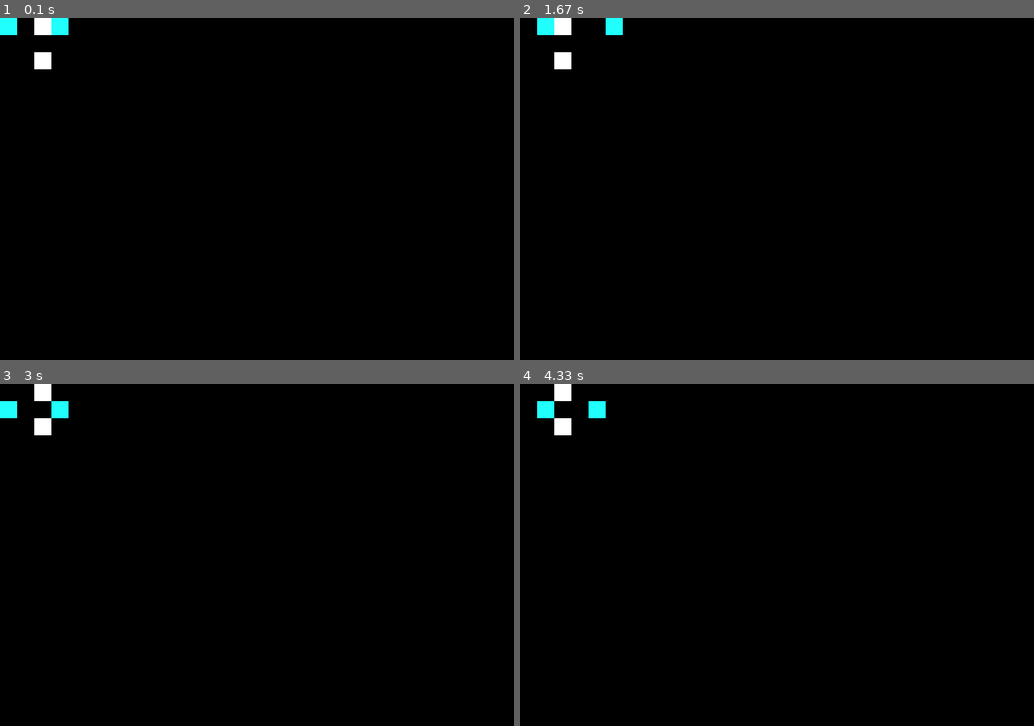
Above: before the commit, frames 1-4 (two rows, left to right).
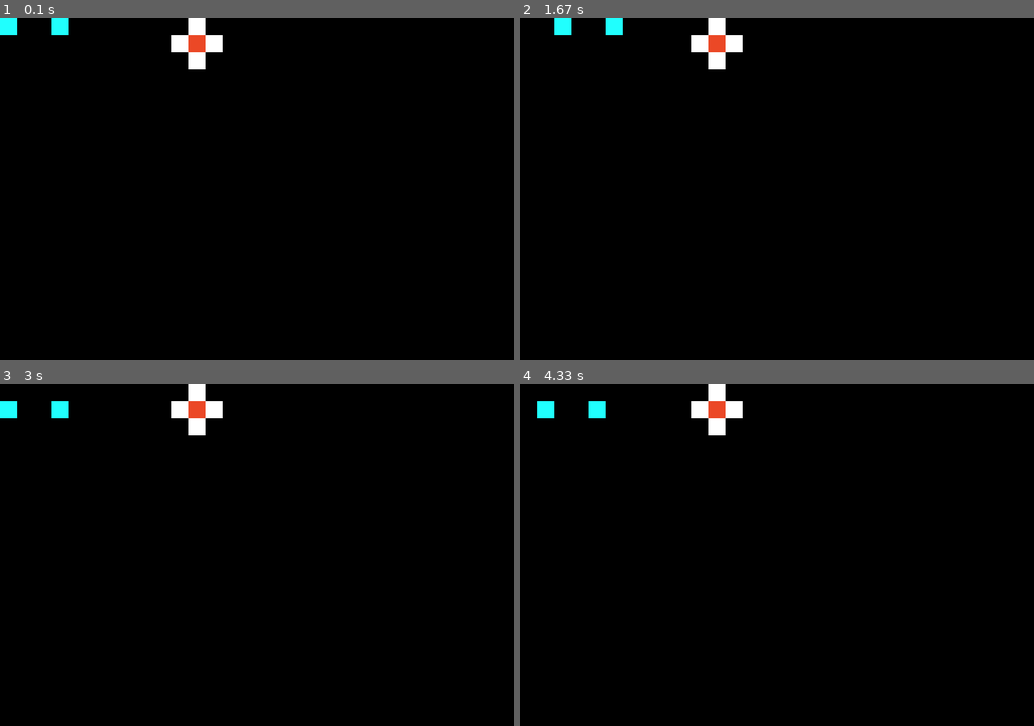
Above: after the commit, the same moments.

Repository: sornkL/PygameProject
Game: pygame game, started from WorldMap.py
Two runs of this game, one before a commit and one after it. Both use one fixed random seed, a clock stepped at 60 frames per second and the inputs below.
Inputs:
- Up to frame 1 (0.1 s): no input
- Up to frame 2 (1.67 s): hold Right 0.33-0.8 s; hold Up 0.83-1.13 s; hold Right 1.17-1.63 s
- Up to frame 3 (3 s): hold Left 1.67-2.2 s; hold Down 2.23-2.53 s; hold Left 2.57-2.97 s
- Up to frame 4 (4.33 s): hold Up 3-3.37 s; hold Right 3.4-4.03 s; hold Down from 4.07 s (still down)

The runs differ from the first frame. In frame 1, 1.2% of the frame differs, in the area x 6-44%, y 0-15%; in frame 2, 1.3%, in the area x 3-44%, y 0-15%; in frame 3, 1.2%; in frame 4, 1.2%.

Commit message:
Update(2), 2020-12-07

Diff:
--- a/BaseBlock.py
+++ b/BaseBlock.py
@@ -5,22 +5,23 @@
 from pygame.math import Vector2
 from pygame.rect import Rect
 from pygame.sprite import AbstractGroup
+from typing import Union
 
 
 class BaseBlock(pygame.sprite.Sprite):
-    def __init__(self, id: str, moveable: bool, controllable: bool, location: Vector2, texture: str, *groups: AbstractGroup,
-                 **kwargs):
+    def __init__(self, id: str, text: bool, moveable: bool, controllable: bool, location: Vector2, texture: str, *groups: AbstractGroup):
         """
         :param id: 每个关卡方块的唯一编号
+        :param text: 方块是否是语法方块
         :param moveable: 方块是否可以移动
         :param controllable: 方块是否可以被控制
         :param location: 方块的初始位置
         :param texture: 方块的贴图
-        :param kwargs: 额外的参数
         """
 
         super().__init__(*groups)
         self._id = id
+        self._text = text
         self._moveable = moveable
         self._controllable = controllable
         self.location = location
@@ -50,11 +51,19 @@
         :return: 返回当前控制的方块是否碰撞了不可移动的方块
         """
 
-        raise NotImplementedError
+        return pygame.sprite.spritecollide(self, group, False)
 
     def move(self, direction: Vector2, group):
         """
         :param direction: 方块移动方向，Vector(x, y)
         """
 
-        raise NotImplementedError
+        if self.is_move() and self.is_control():
+            self.location += direction
+            self.rect = Rect(self.location.x, self.location.y, CELL_SIZE_X, CELL_SIZE_Y)
+
+            if self.location.x < 0 or self.location.x >= WORLD_MAX_X*CELL_SIZE_X or self.location.y < 0 \
+                    or self.location.y >= WORLD_MAX_Y*CELL_SIZE_Y \
+                    or self._is_collide(group):
+                self.location -= direction
+                self.rect = Rect(self.location.x, self.location.y, CELL_SIZE_X, CELL_SIZE_Y)
--- a/Blocks.py
+++ b/Blocks.py
@@ -3,20 +3,35 @@
 from pygame.math import Vector2
 
 from BaseBlock import BaseBlock
+from pygame.sprite import AbstractGroup
+
 from Settings import *
 
 
 class GeneralBlock(BaseBlock):
-    def _is_collide(self, group: pygame.sprite.Group) -> bool:
-        return pygame.sprite.spritecollide(self, group, False)
+    pass
 
-    def move(self, direction: Vector2, group):
-        if self.is_move() and self.is_control():
-            self.location += direction
-            self.rect = Rect(self.location.x, self.location.y, CELL_SIZE_X, CELL_SIZE_Y)
 
-            if self.location.x < 0 or self.location.x >= WORLD_MAX_X*CELL_SIZE_X or self.location.y < 0 \
-                    or self.location.y >= WORLD_MAX_Y*CELL_SIZE_Y \
-                    or self._is_collide(group):
-                self.location -= direction
-                self.rect = Rect(self.location.x, self.location.y, CELL_SIZE_X, CELL_SIZE_Y)
+class TestBlock(BaseBlock):
+    pass
+
+
+class GeneralVerbBlock(BaseBlock):
+    def __init__(self, id: str, text: bool, moveable: bool, controllable: bool, location: Vector2, texture: str,
+                 word: str, *groups: AbstractGroup):
+        super().__init__(id, text, moveable, controllable, location, texture, *groups)
+        self._word = word
+
+
+class IsBlock(BaseBlock):
+    def __init__(self, id: str, text: bool, moveable: bool, controllable: bool, location: Vector2, texture: str,
+                 word: str, *groups: AbstractGroup):
+        super().__init__(id, text, moveable, controllable, location, texture, *groups)
+        self._word = word
+
+
+class GeneralNounBlock(BaseBlock):
+    def __init__(self, id: str, text: bool, moveable: bool, controllable: bool, location: Vector2, texture: str,
+                 word: str, *groups: AbstractGroup):
+        super().__init__(id, text, moveable, controllable, location, texture, *groups)
+        self._word = word
--- a/GameRule.py
+++ b/GameRule.py
@@ -35,3 +35,32 @@
             blocksAroundList.append(self._is_exist(objectBlock, direction))
 
         return blocksAroundList
+
+    def _is_grammar_valid(self, objectBlock: Union[GeneralBlock]) -> list:
+        """
+
+        :return: 如果谓词分析后，上-is-下（或左-is-右）合法（Noun. + is + Verb.），则返回前后方块的信息，否则返回None
+        """
+
+        _isGrammarValid = [None] * 4
+        _blocksAroundList = self._observe(objectBlock)
+        for i in range(0, len(_blocksAroundList), 2):
+            _firstBlock = _blocksAroundList[i]
+            _secondBlock = _blocksAroundList[i+1]
+            if _firstBlock is not None and _secondBlock is not None:
+                if _firstBlock._text and _secondBlock._text:
+                    if _firstBlock._word in NOUN_WORD_BANK and _secondBlock._word in VERB_WORD_BANK:
+                        _isGrammarValid[i] = _firstBlock
+                        _isGrammarValid[i+1] = _secondBlock
+
+        return _isGrammarValid
+
+    def _predicate_analyze(self):
+        """
+        谓词分析：对谓词"is"的四个方向进行检测，上-is-下（或左-is-右）可以继续进行谓词分析
+        :return:
+        """
+        pass
+
+    def _is_win(self, objectBlock: Union[GeneralBlock]):
+        pass
--- a/Settings.py
+++ b/Settings.py
@@ -13,3 +13,6 @@
 RIGHT_DIRECTION = Vector2(CELL_SIZE_X, 0)  # 右侧
 BOTTOM_DIRECTION = Vector2(0, CELL_SIZE_Y)  # 下侧
 DIRECTION = [TOP_DIRECTION, BOTTOM_DIRECTION, LEFT_DIRECTION, RIGHT_DIRECTION]  # 四个方向，按照"上下左右"的顺序存放
+
+VERB_WORD_BANK = ['defeat', 'hot', 'is', 'melt', 'push', 'stop', 'win']  # 动词词库
+NOUN_WORD_BANK = ['baba', 'flag', 'lava', 'rock', 'skull', 'wall', "you"]  # 名词词库
--- a/WorldMap.py
+++ b/WorldMap.py
@@ -11,11 +11,16 @@
 class GameState():
     def __init__(self):
         self.worldSize = Vector2(WORLD_MAX_X, WORLD_MAX_Y)
+        self.playerState = False  # 游戏状态，True表示获胜状态
         self.units = [
-            GeneralBlock("test01", True, True, Vector2(0, 0), 'pics/blue_test.png'),
-            GeneralBlock("test02", True, True, Vector2(90, 0), 'pics/blue_test.png'),
-            GeneralBlock("test03", False, True, Vector2(60, 0), 'pics/white_test.png'),
-            GeneralBlock("test04", False, True, Vector2(60, 60), 'pics/white_test.png'),
+            GeneralBlock("test01", False, True, True, Vector2(0, 0), 'pics/blue_test.png'),
+            GeneralBlock("test02", False, True, True, Vector2(90, 0), 'pics/blue_test.png'),
+            GeneralNounBlock("testNoun", True, False, True, Vector2(300, 30), 'pics/white_test.png', 'wall'),
+            GeneralNounBlock("testNoun2", True, False, True, Vector2(330, 0), 'pics/white_test.png', 'wall'),
+            IsBlock("testIs", True, False, True, Vector2(330, 30), 'pics/red_test.png', 'is'),
+            GeneralVerbBlock("testVerb", True, False, True, Vector2(360, 30), 'pics/white_test.png', 'win'),
+            GeneralVerbBlock("testVerb2", True, False, True, Vector2(330, 60), 'pics/white_test.png', 'win')
+
         ]
         self.collideCheckGroup = pygame.sprite.Group()
         for unit in self.units:
@@ -41,6 +46,11 @@
     def _update(self):
         for unit in self._gameState.units:
             self._gameState.update_move(self._moveCommand, unit)
+            ''' 测试_is_grammar_valid()
+            test = GameRuleObserver(self._gameState)
+            if unit._id == "testIs":
+                print(test._is_grammar_valid(unit))
+            '''
 
     def _process_input(self):
         self._moveCommand = Vector2(0, 0)
Binary file added: pics/red_test.png
